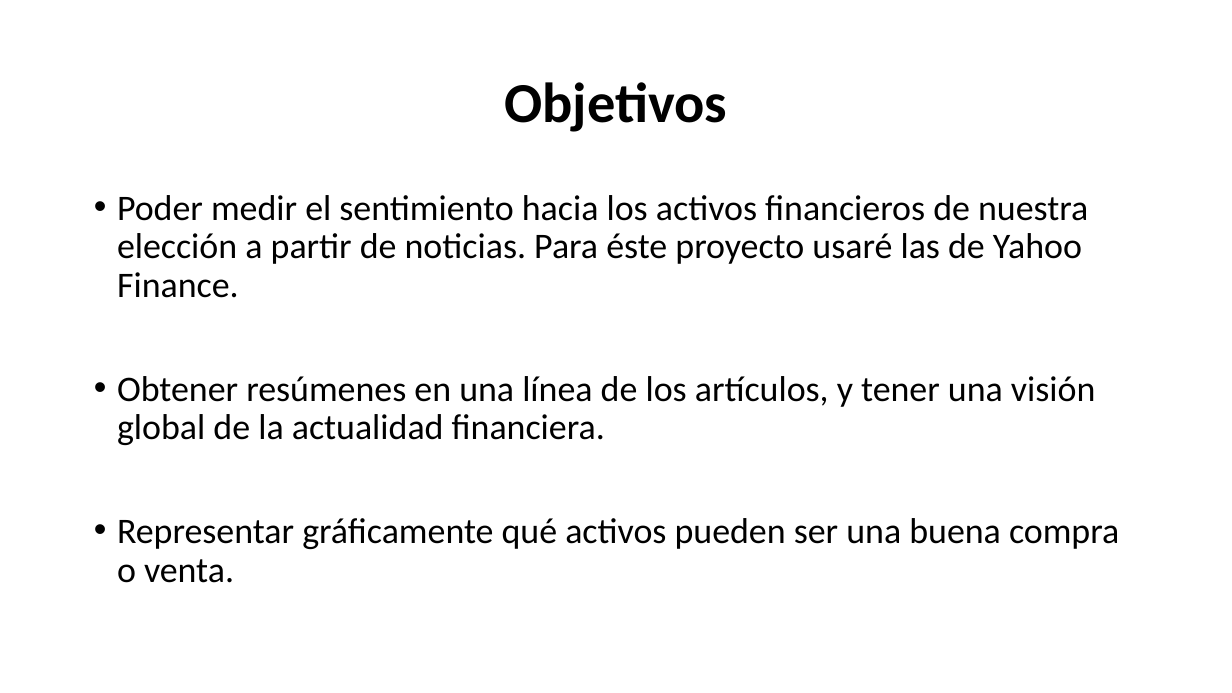
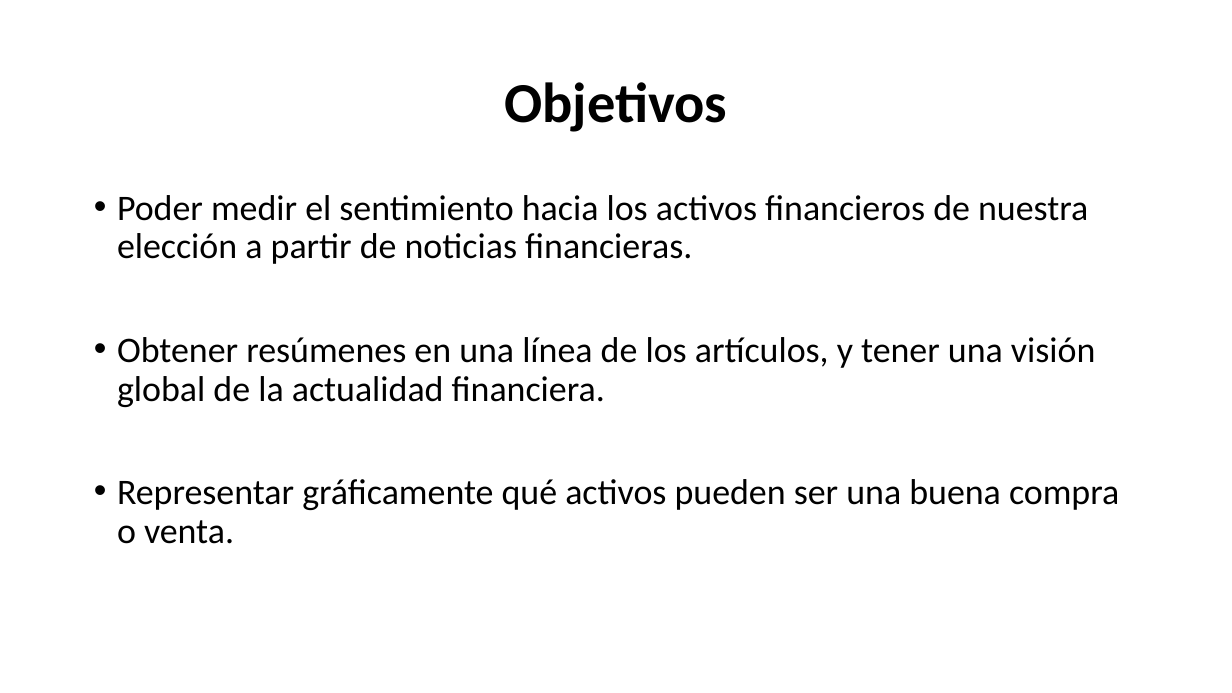
Before and after one commit to Drissb1/ML_Sentimiento_activos_financieros, a slide deck: slide 3 of Presentación.odp. Drawn at 1232x693 pixels with LibreOffice and Linux fonts; fonts in the diff are those of the drawing. Boxes give left, top, right and bottom in pixels: in the first picture for what was removed or moved away, otherwise in the second. Text is boxed around its words. In the diff, an @@ line names an element or a change of style, - is before the commit and + after.

```diff
--- a/Presentación.odp
+++ b/Presentación.odp
@@ text at (x1=117, y1=195, x2=1088, y2=264): text changed @@
-• Poder medir el sentimiento hacia los activos financieros de nuestra elección a partir de noticias. Para éste proyecto usaré las de Yahoo Finance.
+• Poder medir el sentimiento hacia los activos financieros de nuestra elección a partir de noticias financieras.
```
Also in this commit, not shown: 3 other slides changed, 13 other files.
